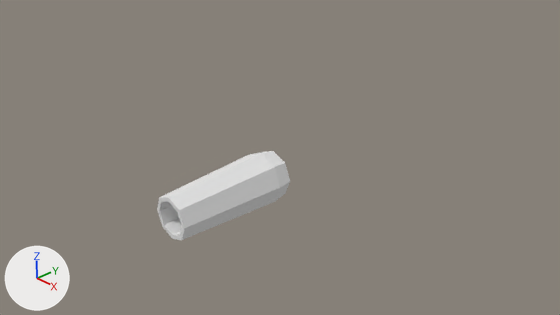
What one commit did to the Blender file TowerDefenceGame/Assets/Art/Models/Towers/Cannon.blend.
Both versions are drawn from the file's camera 'Camera'. The axes (+X, +Y, +Z) are drawn at lower left. The lights are the same throughout.

Script lines for the objects in view, before the commit:
```python
me_circle = bpy.data.meshes.new('Circle')
me_circle.from_pydata(...)  # 50 vertices, 56 faces; spans x -0.5..0.5, y -2.0..0.5, z -0.5..0.5
me_circle.materials.append(mat_cannon)  # white #e7e7e7
ob_circle = bpy.data.objects.new('Circle', me_circle)
ob_circle.location = (0.0, 0.0, 0.0)
```
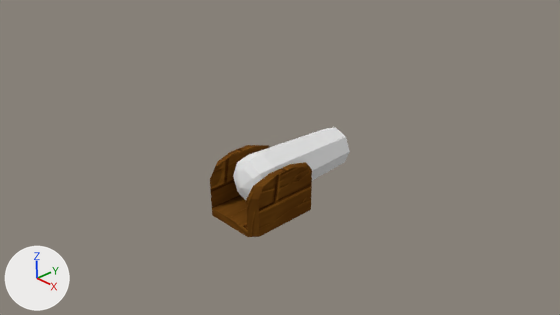
Pixel boxes (x1, y1, x2, y2) of what changed, in the pictures (560 x 315 px):
'Circle', mesh mirrored
    before: (157, 151, 290, 240)
    after: (233, 127, 350, 200)
'Cube', added (brown)
    after: (210, 145, 312, 237)

Diff of the bpy script that builds the scene:
```diff
--- a/TowerDefenceGame/Assets/Art/Models/Towers/Cannon.blend.py
+++ b/TowerDefenceGame/Assets/Art/Models/Towers/Cannon.blend.py
@@ img_wood_png @@
+img_wood_png = load_image('Wood.png', '../../Texture/WIP/Wood.png', 512, 512, 'sRGB')
@@ mat_wood @@
+mat_wood = diffuse_material('Wood')
+mat_wood.texture = img_wood_png
@@ me_circle @@
 me_circle.from_pydata(...)  # 50 vertices, 56 faces; spans x -0.5..0.5, y -2.0..0.5, z -0.5..0.5
 # used by ob_circle; location = (0.0, 0.0, 0.0)
+# me_circle part 1: the whole mesh is mirrored in y about the mesh origin
 me_circle.materials.append(mat_cannon)
@@ me_cube @@
+me_cube.from_pydata(...)  # 40 vertices, 38 faces; spans x -0.64..0.64, y -0.8..0.8, z -0.08..0.98
+me_cube.materials.append(mat_wood)  # picture img_wood_png
@@ ob_cube @@
+ob_cube = bpy.data.objects.new('Cube', me_cube)
+ob_cube.location = (0.0, 0.0, -0.6)
```
